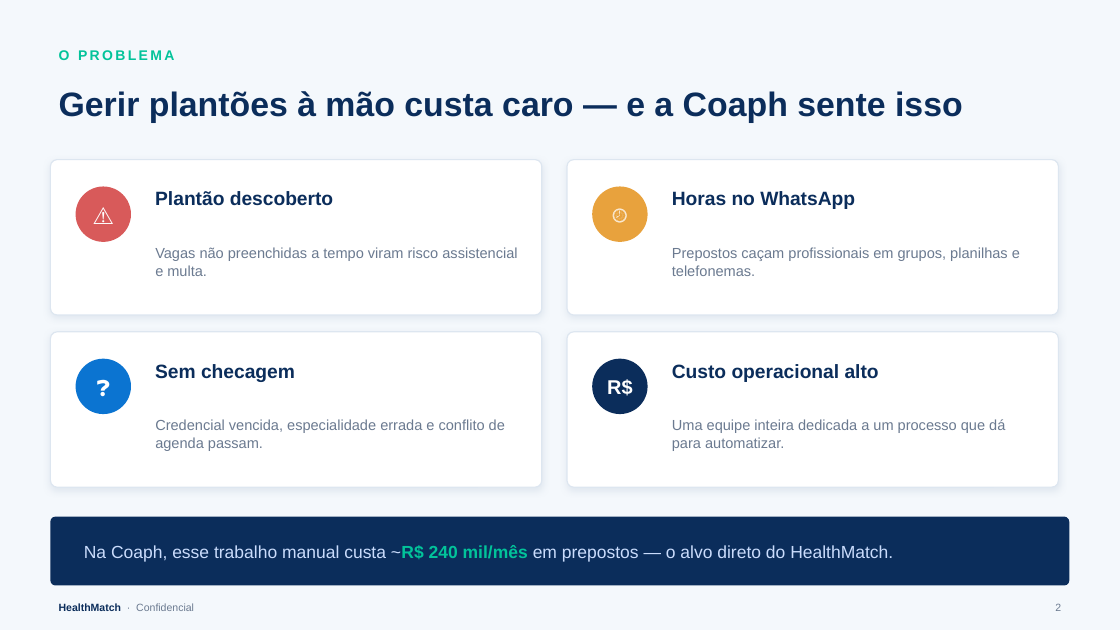
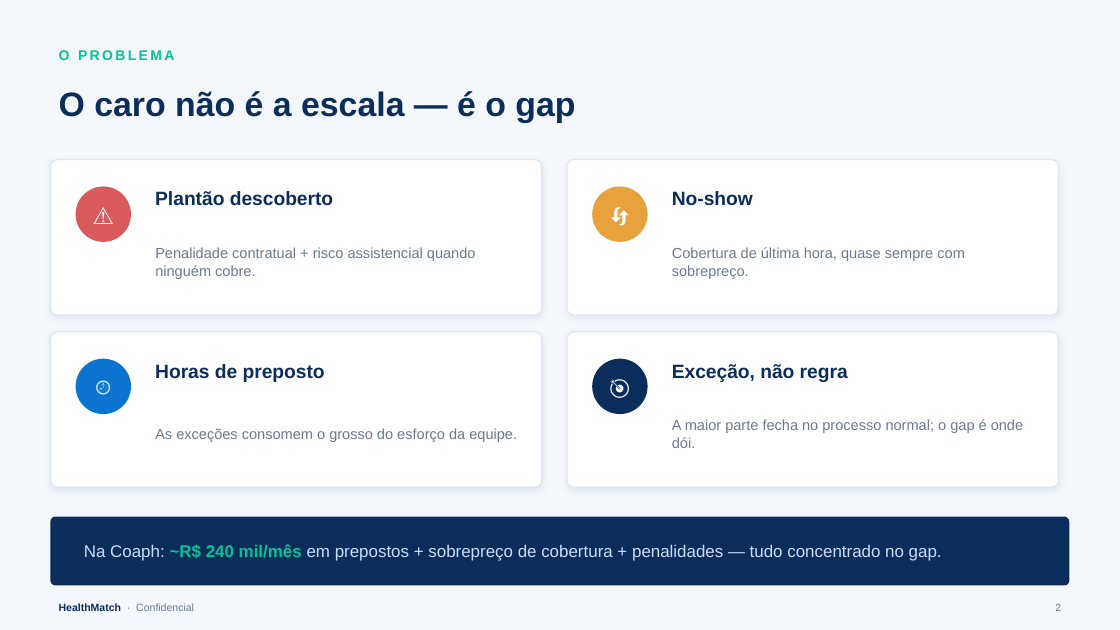
Before and after one commit to danielsmonteiro/conecta, a slide deck: slide 2 of business-plan/HealthMatch_Pitch_Deck.pptx. Drawn at 1120x630 pixels with LibreOffice and Linux fonts; fonts in the diff are those of the drawing. Boxes give left, top, right and bottom in pixels: in the first picture for what was removed or moved away, otherwise in the second. Text is boxed around its words. In the diff, an @@ line names an element or a change of style, - is before the commit and + after.

```diff
--- a/business-plan/HealthMatch_Pitch_Deck.pptx
+++ b/business-plan/HealthMatch_Pitch_Deck.pptx
@@ text at <box>59,91,575,123</box>: text changed @@
-Gerir plantões à mão custa caro — e a Coaph sente isso
+O caro não é a escala — é o gap
@@ text at <box>592,187,648,242</box>: text changed @@
-⌚
+🔄
@@ text at <box>672,191,753,206</box>: text changed @@
-Horas no WhatsApp
+No-show
@@ text at <box>155,247,476,279</box>: text changed @@
-Vagas não preenchidas a tempo viram risco assistencial e multa.
+Penalidade contratual + risco assistencial quando ninguém cobre.
@@ text at <box>672,247,965,279</box>: text changed @@
-Prepostos caçam profissionais em grupos, planilhas e telefonemas.
+Cobertura de última hora, quase sempre com sobrepreço.
@@ text at <box>76,359,131,414</box>: text changed @@
-❓
+⌚
@@ text at <box>155,364,325,382</box>: text changed @@
-Sem checagem
+Horas de preposto
@@ text at <box>607,379,633,396</box>: text changed @@
-R$
+🎯
@@ text at <box>672,364,848,382</box>: text changed @@
-Custo operacional alto
+Exceção, não regra
@@ text at <box>672,419,1023,448</box>: text changed @@
-Uma equipe inteira dedicada a um processo que dá para automatizar.
+A maior parte fecha no processo normal; o gap é onde dói.
@@ text at <box>155,428,517,442</box>: text changed @@
-Credencial vencida, especialidade errada e conflito de agenda passam.
+As exceções consomem o grosso do esforço da equipe.
@@ text at <box>84,544,942,561</box>: text changed; size 15 to 14.5 pt @@
-Na Coaph, esse trabalho manual custa ~R$ 240 mil/mês em prepostos — o alvo direto do HealthMatch.
+Na Coaph: ~R$ 240 mil/mês em prepostos + sobrepreço de cobertura + penalidades — tudo concentrado no gap.
```
Also in this commit, not shown: 5 other slides changed, 7 slides added, 10 slides removed, 9 other files.
